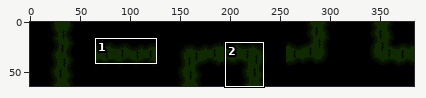
Two versions of one sprite sheet, Assets/Sprites/Tiles/Tier2/Thicket-Sheet.png. The picture above shows the old version from afar; the outline marks the close-up.
Close-up. Before:
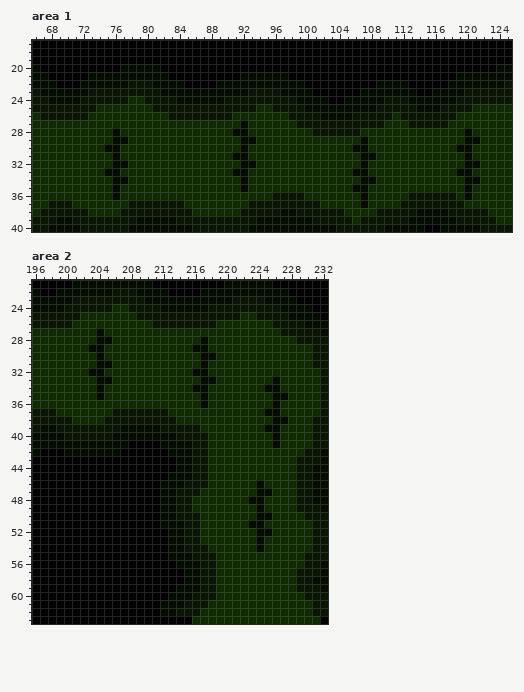
The file is 384x64 pixels. Shown: area 1: x 66..125, y 17..40; area 2: x 196..232, y 21..63. The commit also changed other parts of the picture, which this record leaves out.
After:
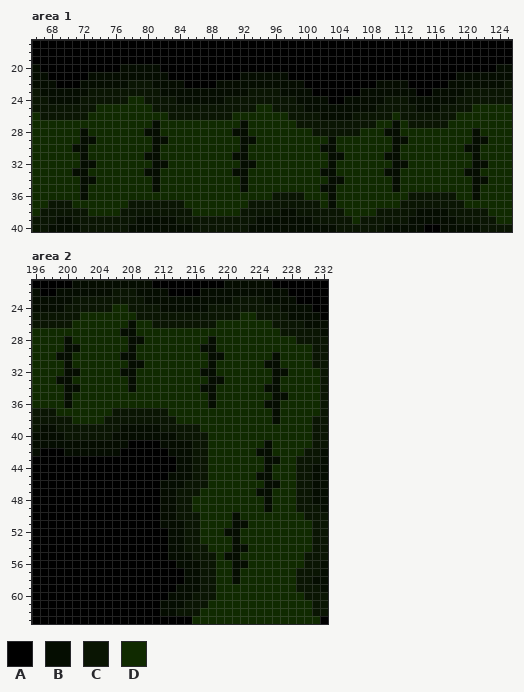
Palette (. is transparent): A #000000  B #050d01  C #0a1503  D #102a00
Edits made:
--- area 1
@@ x 66..125 @@
 26 DCCCCCCDDDDDDDDDDCCCCCCCCDDDDDDDCCCCBBBBCCCCCDCCCCCCCDDDDDDD
-27 DDDDDDDDDDDDDDDDDDDDDDDDDDBDDDDDDCCCCCCCCCCCDDDCCCCCDDDDDDDD
-28 DDDDDDDDDDBDDDDDDDDDDDDDDBBDDDDDDDDCCCCCCDDDDDDDDDDDDDBDDDDD
-29 DDDDDDDDDDBBDDDDDDDDDDDDDDBBDDDDDDDDDDDDDBDDDDDDDDDDDDBBDDDD
-30 DDDDDDDDDBBDDDDDDDDDDDDDDDBDDDDDDDDDDDDDBBDDDDDDDDDDDBBDDDDD
-31 DDDDDDDDDDBDDDDDDDDDDDDDDBBDDDDDDDDDDDDDDBBDDDDDDDDDDDBDDDDD
-32 DDDDDDDDDDBBDDDDDDDDDDDDDDBBDDDDDDDDDDDDDBDDDDDDDDDDDDBBDDDD
-33 DDDDDDDDDBBDDDDDDDDDDDDDDBBDDDDDDDDDDDDDBBDDDDDDDDDDDBBDDDDD
-34 DDDDDDDDDDBBDDDDDDDDDDDDDDBDDDDDDDDDDDDDDBBDDDDDDDDDDDBBDDDD
-35 DDDDDDDDDDBDDDDDDDDDDDDDDDBDDDDDDDDDDDDDBBDDDDDDDDDDDDBDDDDD
-36 DDDDDDDDDDBDDDDDDDDDDDDDDDDDDDCCCCDDDDDDDBDDDDDCCCCCCDBDDDDD
-37 DDCCCDDDDDDDCCCCCCCDDDDDDDDCCCCCCCCCDDDDDBDDDDCCCCCCCCDDDDDD
+27 DDDDDDDDDDDDDDDBDDDDDDDDDDBDDDDDDCCCCCCCCCCDDBDCCCCCDDDDDDDD
+28 DDDDDDBDDDDDDDBBDDDDDDDDDBBDDDDDDDDCCCCCCDDDBBDDDDDDDDDBDDDD
+29 DDDDDDBBDDDDDDDBBDDDDDDDDDBBDDDDDDDDDBDDDDDDDBBDDDDDDDDBBDDD
+30 DDDDDBBDDDDDDDDBDDDDDDDDDDBDDDDDDDDDBBDDDDDDDBDDDDDDDDBBDDDD
+31 DDDDDDBDDDDDDDBBDDDDDDDDDBBDDDDDDDDDDBBDDDDDBBDDDDDDDDDBDDDD
+32 DDDDDDBBDDDDDDDBBDDDDDDDDDBBDDDDDDDDDBDDDDDDDBBDDDDDDDDBBDDD
+33 DDDDDBBDDDDDDDBBDDDDDDDDDBBDDDDDDDDDBBDDDDDDBBDDDDDDDDBBDDDD
+34 DDDDDDBBDDDDDDDBDDDDDDDDDDBDDDDDDDDDDBBDDDDDDBDDDDDDDDDBBDDD
+35 DDDDDDBDDDDDDDDBDDDDDDDDDDBDDDDDDDDDBBDDDDDDDBDDDDDDDDDBDDDD
+36 DDDDDDBDDDDDDDDDDDDDDDDDDDDDDDCCCCDDDBDDDDDDDDDCCCCCCDDBDDDD
+37 DDCCCDDDDDDDCCCCCCCDDDDDDDDCCCCCCCCCDBDDDDDDDDCCCCCCCCDDDDDD
 38 DCCCCCCDDDDCCCCCCCCCDDDDDDCCCCCBBCCCCCCDDDDCCCCCBBBBCCCCCDDD
--- area 2
@@ x 196..232 @@
 25 CCCCCCDDDDDDDCCCCCCCCCCCCCDDCCCCBBBBA
-26 CCCCCDDDDDDDDDDCCCCCCCCDDDDDDDCCCCBBB
-27 DDDDDDDDBDDDDDDDDDDDDDDDDDDDDDDCCCCCB
-28 DDDDDDDDBBDDDDDDDDDDDBDDDDDDDDDDDCCCC
-29 DDDDDDDBBDDDDDDDDDDDBBDDDDDDDDDDDDDCC
-30 DDDDDDDDBDDDDDDDDDDDDBBDDDDDDDDDDDDCC
-31 DDDDDDDDBBDDDDDDDDDDDBDDDDDDDDDDDDDCC
-32 DDDDDDDBBDDDDDDDDDDDBBDDDDDDDDDDDDDDC
-33 DDDDDDDDBBDDDDDDDDDDDBBDDDDDDDBDDDDDC
-34 DDDDDDDDBDDDDDDDDDDDBBDDDDDDDBBDDDDDC
-35 DDDDDDDDBDDDDDDDDDDDDBDDDDDDDDBBDDDDC
-36 DDDDDDDDDDDDDDDDDDDDDBDDDDDDDDBDDDDDC
-37 CCCDDDDDDDCCCCCCCDDDDDDDDDDDDBBDDDDDC
-38 CCCCCDDDDCCCCCCCCCDDDDDDDDDDDDBBDDDCC
-39 CBBCCCCCCCCBBBBBCCCCCDDDDDDDDBBDDDDCC
-40 BBBBCCCCCCBBBBBBBBCCCCDDDDDDDDBDDDDCC
-41 BBBBBBBBBBBBAAAABBBBCCDDDDDDDDBDDDDCC
-42 BAAABBBBBBBAAAAAABBBCCDDDDDDDDDDDDCCB
-43 AAAAAAAAAAAAAAAAAABBCCDDDDDDDDDDDCCCB
-44 AAAAAAAAAAAAAAAAAABBCCDDDDDDDDDDDCCBB
-45 AAAAAAAAAAAAAAAAABBBCCDDDDDDDDDDDCCBB
-46 AAAAAAAAAAAAAAAABBBCCCDDDDDDBDDDDCCBB
+26 CCCCCDDDDDDDBDDCCCCCCCCDDDDDDDCCCCBBB
+27 DDDDDDDDDDDBBDDDDDDDDDDDDDDDDDDCCCCCB
+28 DDDDBDDDDDDDBBDDDDDDDDBDDDDDDDDDDCCCC
+29 DDDDBBDDDDDDBDDDDDDDDBBDDDDDDDDDDDDCC
+30 DDDBBDDDDDDBBDDDDDDDDDBBDDDDDDBDDDDCC
+31 DDDDBDDDDDDDBBDDDDDDDDBDDDDDDBBDDDDCC
+32 DDDDBBDDDDDBBDDDDDDDDBBDDDDDDDBBDDDDC
+33 DDDBBDDDDDDDBDDDDDDDDDBBDDDDDDBDDDDDC
+34 DDDDBBDDDDDDBDDDDDDDDBBDDDDDDBBDDDDDC
+35 DDDDBDDDDDDDDDDDDDDDDDBDDDDDDDBBDDDDC
+36 DDDDBDDDDDDDDDDDDDDDDDBDDDDDDBBDDDDDC
+37 CCCDDDDDDDCCCCCCCDDDDDDDDDDDDDBDDDDDC
+38 CCCCCDDDDCCCCCCCCCDDDDDDDDDDDDBDDDDCC
+39 CBBCCCCCCCCBBBBBCCCCCDDDDDDDDDDDDDDCC
+40 BBBBCCCCCCBBBBBBBBCCCCDDDDDDDDDDDDDCC
+41 BBBBBBBBBBBBAAAABBBBCCDDDDDDDBDDDDDCC
+42 BAAABBBBBBBAAAAAABBBCCDDDDDDBBDDDDCCB
+43 AAAAAAAAAAAAAAAAAABBCCDDDDDDDBBDDCCCB
+44 AAAAAAAAAAAAAAAAAABBCCDDDDDDDBDDDCCBB
+45 AAAAAAAAAAAAAAAAABBBCCDDDDDDBBDDDCCBB
+46 AAAAAAAAAAAAAAAABBBCCCDDDDDDDBBDDCCBB
 47 AAAAAAAAAAAAAAAABBCCCDDDDDDDBBDDDCCBB
-48 AAAAAAAAAAAAAAAABBCCDDDDDDDBBDDDDCCBB
-49 AAAAAAAAAAAAAAAABBCCDDDDDDDDBDDDDCCCB
-50 AAAAAAAAAAAAAAAABBCCCDDDDDDDBBDDDDCCC
-51 AAAAAAAAAAAAAAAABBBCCDDDDDDBBDDDDDDCC
-52 AAAAAAAAAAAAAAAAABBCCDDDDDDDBBDDDDDCC
-53 AAAAAAAAAAAAAAAAABBCCDDDDDDDBDDDDDDCC
-54 AAAAAAAAAAAAAAAAABBCCCDDDDDDBDDDDDDCC
-55 AAAAAAAAAAAAAAAAABBBCCCDDDDDDDDDDDCCC
-56 AAAAAAAAAAAAAAAAAABBBCCDDDDDDDDDDDCCB
-57 AAAAAAAAAAAAAAAAAAABBCCDDDDDDDDDDCCCB
-58 AAAAAAAAAAAAAAAAAAABBCCDDDDDDDDDDCCBB
+48 AAAAAAAAAAAAAAAABBCCDDDDDDDDDBDDDCCBB
+49 AAAAAAAAAAAAAAAABBCCDDDDDDDDDBDDDCCCB
+50 AAAAAAAAAAAAAAAABBCCCDDDDBDDDDDDDDCCC
+51 AAAAAAAAAAAAAAAABBBCCDDDDBBDDDDDDDDCC
+52 AAAAAAAAAAAAAAAAABBCCDDDBBDDDDDDDDDCC
+53 AAAAAAAAAAAAAAAAABBCCDDDDBDDDDDDDDDCC
+54 AAAAAAAAAAAAAAAAABBCCCDDDBBDDDDDDDDCC
+55 AAAAAAAAAAAAAAAAABBBCCCDBBDDDDDDDDCCC
+56 AAAAAAAAAAAAAAAAAABBBCCDDBBDDDDDDDCCB
+57 AAAAAAAAAAAAAAAAAAABBCCDDBDDDDDDDCCCB
+58 AAAAAAAAAAAAAAAAAAABBCCDDBDDDDDDDCCBB
 59 AAAAAAAAAAAAAAAAAABBBCCDDDDDDDDDDCCCB
Pixel boxes of the changes (left, top, right, bottom) in both close-ups:
changed: (72, 120, 168, 200)
changed: (320, 120, 408, 208)
changed: (456, 128, 488, 200)
changed: (56, 320, 144, 408)
changed: (192, 336, 224, 408)
changed: (264, 352, 288, 376)
changed: (224, 400, 288, 584)
